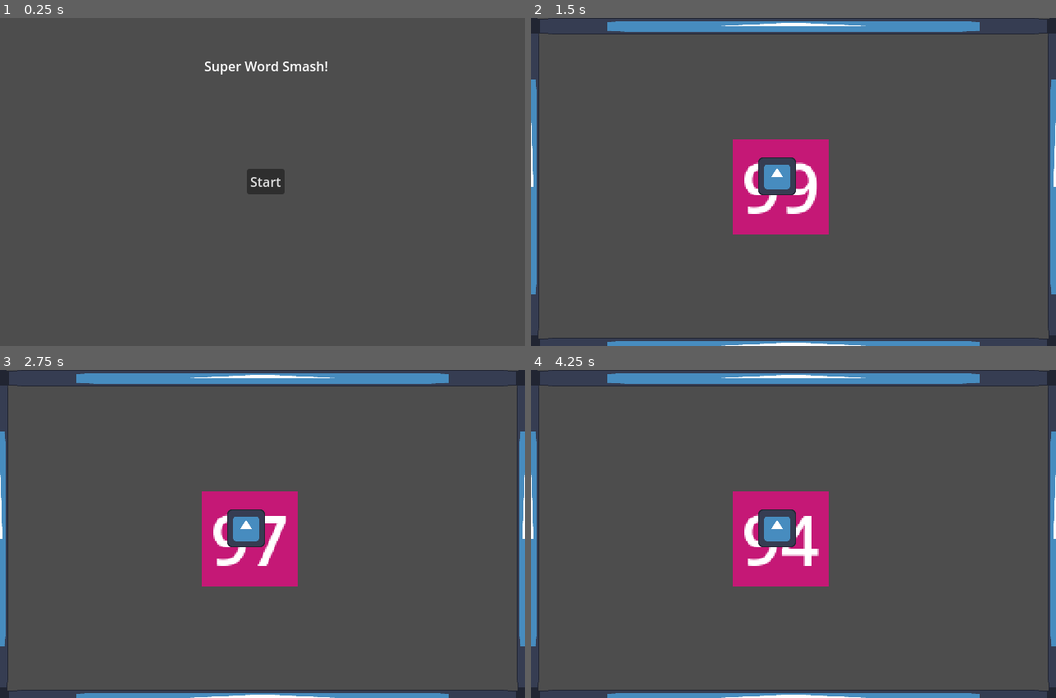
Above: before the commit, frames 1-4 (two rows, left to right).
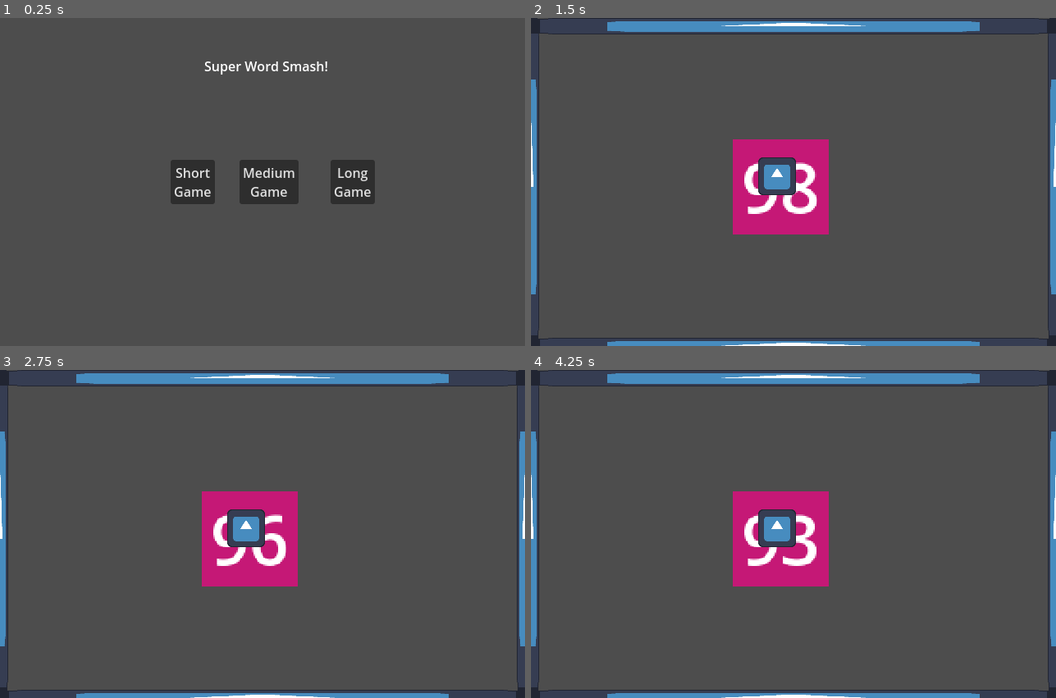
Above: after the commit, the same moments.

Repository: ozbonus/super_word_smash
Game: Godot game, scene res://GameManager.tscn
Same seed, same stepped clock (60 frames per second), same inputs: the game is played once before the commit and once after it. The engine's default icon, where the game draws it, is replaced by a stand-in: a white triangle on a blue panel in a dark square.
Inputs (mouse positions are in pixels of both pictures, inside the frame that each line leads up to):
- Up to frame 1 (0.25 s): no input
- Up to frame 2 (1.5 s): click (725, 182) at 0.5 s, where only the run after the commit has a clickable "Short Game"; click (798, 182) at 1.25 s, where only the run before the commit has a clickable "Start"
- Up to frame 3 (2.75 s): tap Enter at 2 s
- Up to frame 4 (4.25 s): tap Space at 2.75 s

The runs differ from the first frame. In frame 1, 3.4% of the frame differs, in the area x 32-72%, y 43-57%; in frame 2, 0.4%; in frame 3, 0.5%; in frame 4, 0.5%.

Commit message:
Allow selecting games of different lengths.

Diff:
--- /dev/null
+++ b/constants/constants.gd
@@ -0,0 +1,4 @@
+extends Node
+
+
+enum GameLength { SHORT, MEDIUM, LONG }
--- /dev/null
+++ b/constants/constants.tscn
@@ -0,0 +1,6 @@
+[gd_scene load_steps=2 format=3 uid="uid://dqwk5kirfnnk4"]
+
+[ext_resource type="Script" uid="uid://q0g13ig31sqb" path="res://constants/constants.gd" id="1_sth1h"]
+
+[node name="Constants" type="Node"]
+script = ExtResource("1_sth1h")
--- a/game_manager.gd
+++ b/game_manager.gd
@@ -25,7 +25,6 @@
 		current_level_instance.play_again.connect(play_again)
 
 	if current_level_instance.has_signal("success"):
-		print_debug("Connected to success")
 		current_level_instance.success.connect(next_level)
 
 
@@ -34,11 +33,17 @@
 	if current_level_index < levels.size():
 		load_level(current_level_index)
 	else:
-		print("All levels completed!")
+		print_debug("All levels have been completed.")
 
 
-func start_game():
-	TimerService.start_short_timer()
+func start_game(game_length: Constants.GameLength):
+	match game_length:
+		Constants.GameLength.SHORT:
+			TimerService.start_short_timer()
+		Constants.GameLength.MEDIUM:
+			TimerService.start_medium_timer()
+		Constants.GameLength.LONG:
+			TimerService.start_long_timer()
 	next_level()
 
 
--- a/levels/title.gd
+++ b/levels/title.gd
@@ -1,11 +1,17 @@
+## The exact durations of the various game lengths are set in the TimerService.
 extends Node2D
 
-signal start_game
 
-# Called when the node enters the scene tree for the first time.
-func _ready():
-	pass # Replace with function body.
+signal start_game(length: Constants.GameLength)
 
 
-func _on_button_pressed():
-	start_game.emit()
+func _on_short_game_button_pressed():
+	start_game.emit(Constants.GameLength.SHORT)
+
+
+func _on_medium_game_button_pressed():
+	start_game.emit(Constants.GameLength.MEDIUM)
+
+
+func _on_long_game_button_pressed():
+	start_game.emit(Constants.GameLength.LONG)
--- a/levels/title.tscn
+++ b/levels/title.tscn
@@ -12,11 +12,30 @@
 offset_bottom = 70.0
 text = "Super Word Smash!"
 
-[node name="Button" type="Button" parent="."]
-offset_left = 301.0
-offset_top = 184.0
-offset_right = 347.0
-offset_bottom = 215.0
-text = "Start"
+[node name="ShortGameButton" type="Button" parent="."]
+offset_left = 208.0
+offset_top = 173.0
+offset_right = 262.0
+offset_bottom = 227.0
+text = "Short
+Game"
 
-[connection signal="pressed" from="Button" to="." method="_on_button_pressed"]
+[node name="MediumGameButton" type="Button" parent="."]
+offset_left = 292.0
+offset_top = 173.0
+offset_right = 364.0
+offset_bottom = 227.0
+text = "Medium
+Game"
+
+[node name="LongGameButton" type="Button" parent="."]
+offset_left = 403.0
+offset_top = 173.0
+offset_right = 457.0
+offset_bottom = 227.0
+text = "Long
+Game"
+
+[connection signal="pressed" from="ShortGameButton" to="." method="_on_short_game_button_pressed"]
+[connection signal="pressed" from="MediumGameButton" to="." method="_on_medium_game_button_pressed"]
+[connection signal="pressed" from="LongGameButton" to="." method="_on_long_game_button_pressed"]
--- a/project.godot
+++ b/project.godot
@@ -17,6 +17,7 @@
 
 [autoload]
 
+Constants="*res://constants/constants.tscn"
 TimerService="*res://services/timer_service.tscn"
 
 [display]
Not shown, added: constants/constants.gd.uid
